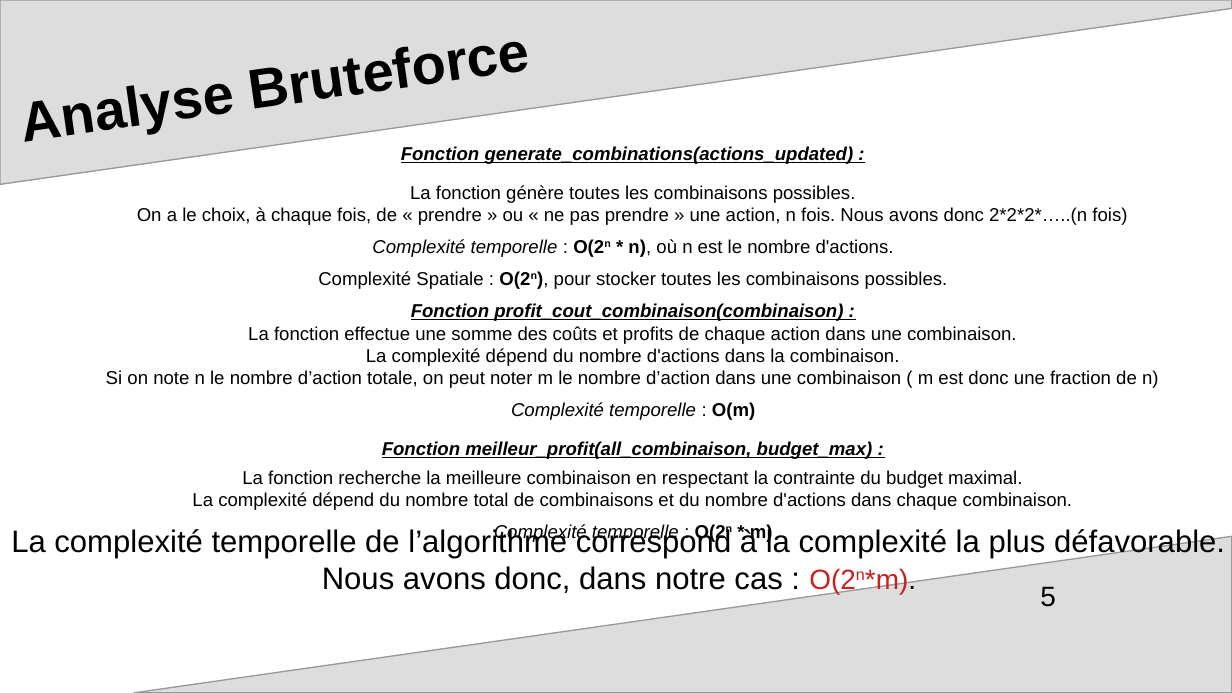
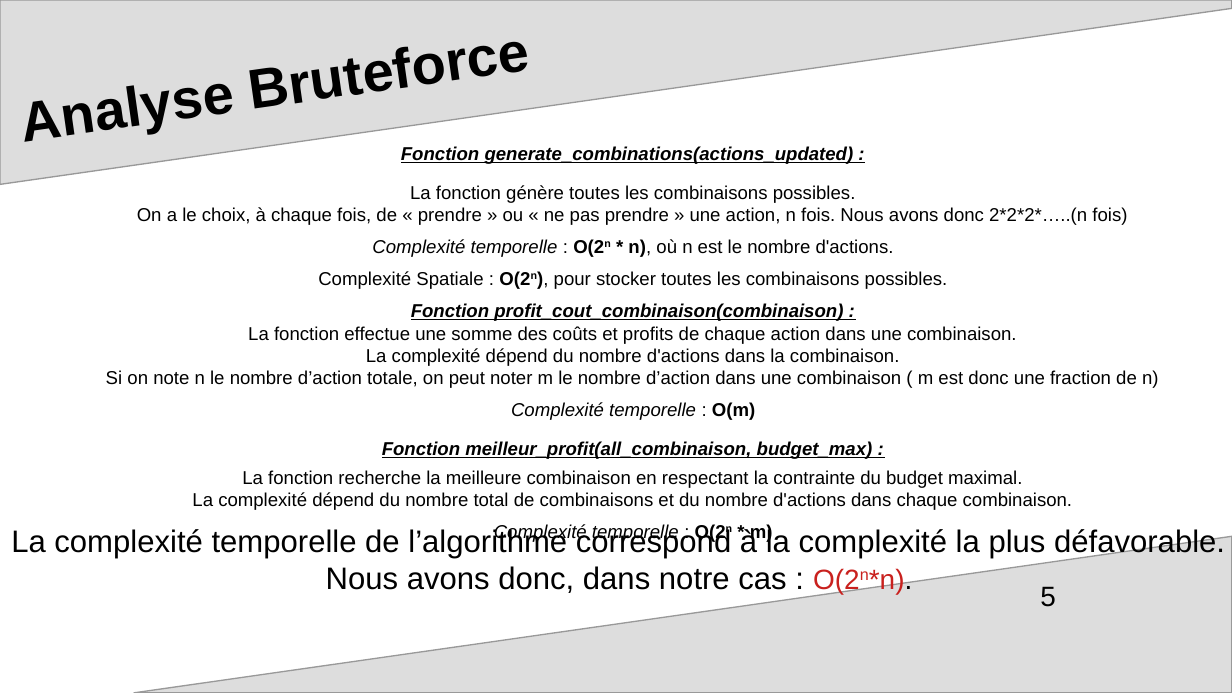
Before and after one commit to mcourte/OC_Projet7, a slide deck: slide 5 of ppt_soutenance.odp. Drawn at 1232x693 pixels with LibreOffice and Linux fonts; fonts in the diff are those of the drawing; background and template pictures are left out. Boxes give left, top, right and bottom in pixels: in the first picture for what was removed or moved away, otherwise in the second. Text is boxed around its words. In the diff, an @@ line names an element or a change of style, - is before the commit and + after.

Commit message:
complexité spatiale

```diff
--- a/ppt_soutenance.odp
+++ b/ppt_soutenance.odp
@@ text at [11,527,1225,594]: text changed @@
-La complexité temporelle de l’algorithme correspond à la complexité la plus défavorable. Nous avons donc, dans notre cas : O(2n*m).
+La complexité temporelle de l’algorithme correspond à la complexité la plus défavorable. Nous avons donc, dans notre cas : O(2n*n).
```
Also in this commit, not shown: 1 other file.
